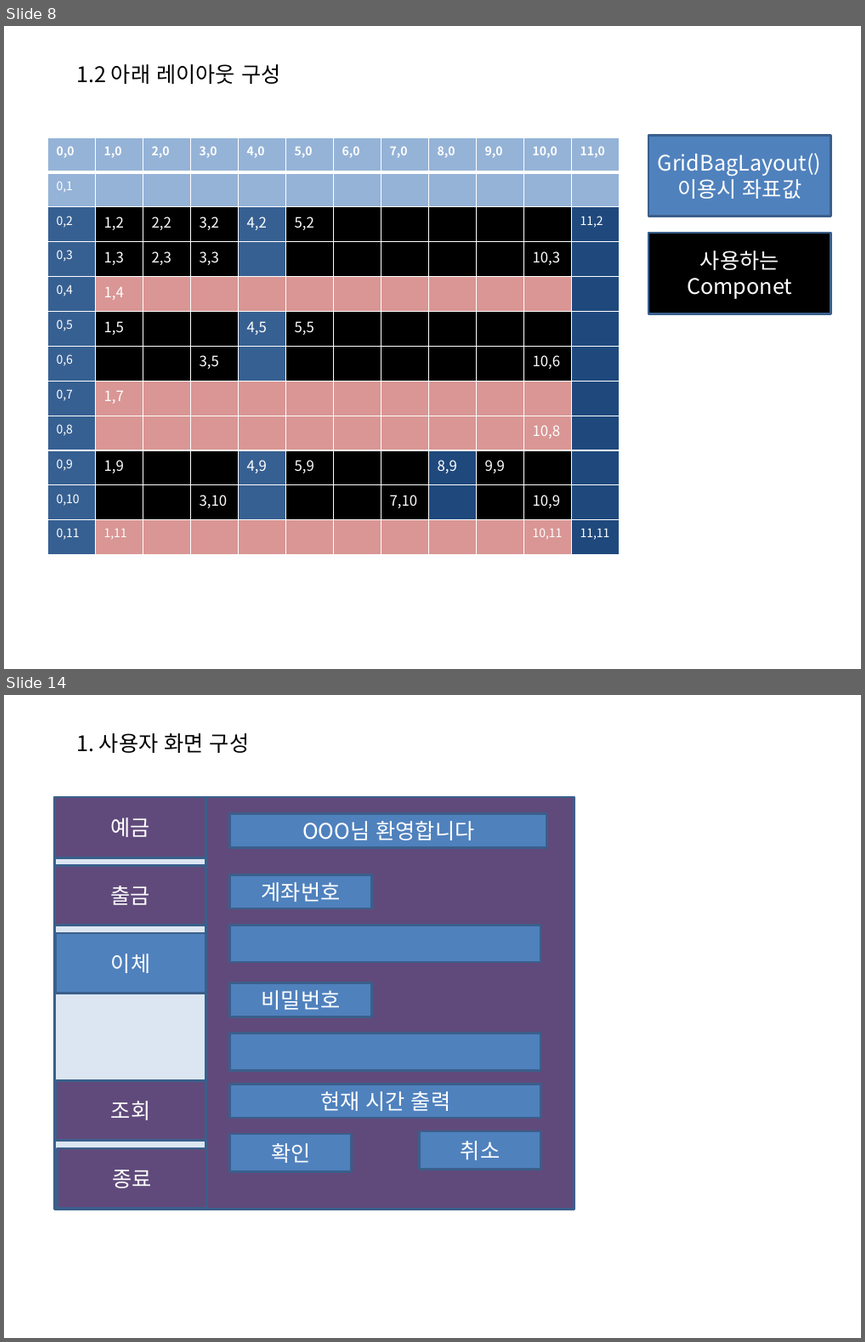
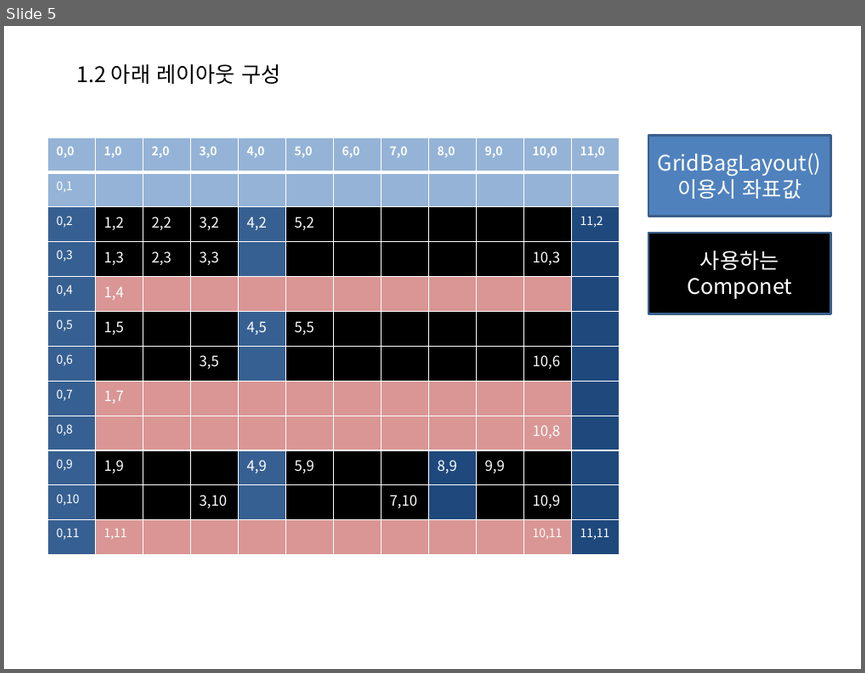
Before and after one commit to S-Onix/BankSystemProject, a slide deck: BankSystem/documentation/banksystem.pptx. Shown one above the other, each under a label of ours: slides 8 and 14 before the commit, slide 5 after it; the slides between them are not shown. The pictures are 865x1342 and 865x673 pixels, drawn with LibreOffice and Linux fonts; fonts in the diff are those of the drawing. Boxes give left, top, right and bottom in pixels: in the first picture for what was removed or moved away, otherwise in the second. Text is boxed around its words. In the diff, an @@ line names an element or a change of style, - is before the commit and + after.

```diff
--- a/BankSystem/documentation/banksystem.pptx
+++ b/BankSystem/documentation/banksystem.pptx
@@ slide 14 removed at bbox=[4, 695, 861, 1338], background #FFFFFF @@
@@ text removed at bbox=[76, 733, 249, 753] @@
-1. 사용자 화면 구성
@@ rectangle removed at bbox=[230, 814, 547, 847] @@
-OOO님 환영합니다
@@ group removed at bbox=[54, 797, 574, 1208]: 4 rectangles @@
-예금
-출금
@@ rectangle removed at bbox=[230, 875, 371, 908] @@
-계좌번호
@@ rectangle removed at bbox=[56, 933, 206, 993] @@
-이체
@@ rectangle removed at bbox=[230, 925, 540, 961] @@
@@ rectangle removed at bbox=[230, 983, 371, 1016] @@
-비밀번호
@@ rectangle removed at bbox=[230, 1033, 540, 1071] @@
@@ rectangle removed at bbox=[56, 1081, 206, 1140] @@
-조회
@@ rectangle removed at bbox=[230, 1084, 541, 1117] @@
-현재 시간 출력
@@ rectangle removed at bbox=[57, 1148, 207, 1208] @@
-종료
@@ rectangle removed at bbox=[230, 1134, 352, 1171] @@
-확인
@@ rectangle removed at bbox=[420, 1131, 541, 1168] @@
-취소
@@ what was slide 8 is now slide 5 @@
```
Also in this commit, not shown: 3 slides changed, 23 slides added, 8 other slides removed, 8 other files.
